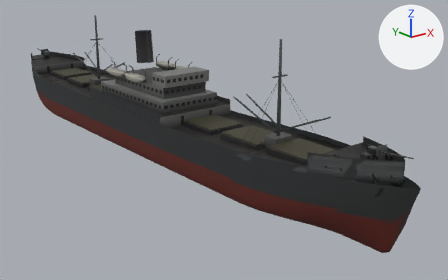
Two versions of the glTF model models/item/Q1473175/model_built.glb, one commit apart.
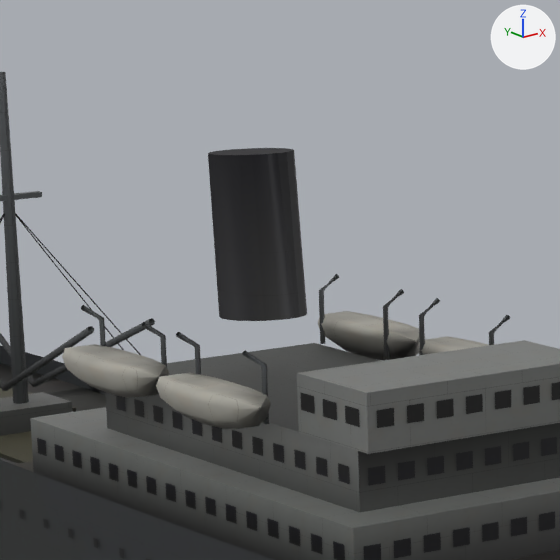
Each version appears first whole from a 50 mm lens placed at (-73.5, -115.9, 45.6), pointed at (9.1, -12.7, 4.3), and next in a close-up on the part from 21% to 45% of the width and 1% to 39% of the height. Every picture has the same lights, and +X, +Y and +Z are marked at upper right. The older version's two pictures come first. Where no turn or scale is listed for an object, it has been applied to the vertices. Vertices at exactly the same position are counted once.

Objects in the first close-up: 'main_0'.
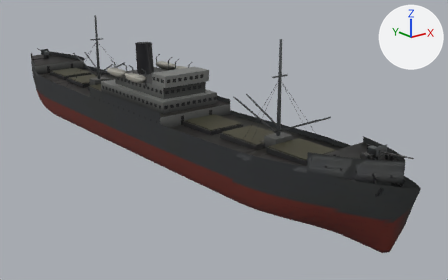
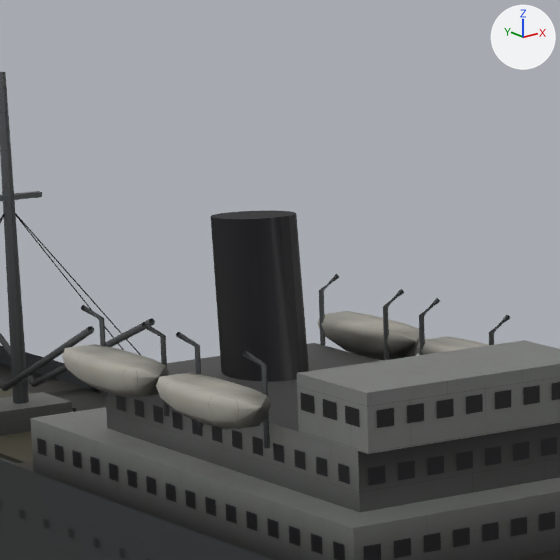
Changed parts and their boxes (x1, y1, x2, y2) in the close-ups (560 x 560 px; the box of a moved part takes in the faces that stretch with it):
part 1 of me_main_0, moved or reshaped: before (208, 148, 307, 321); after (211, 211, 309, 382)
part 2 of me_main_0, moved or reshaped: before (99, 291, 494, 424); after (99, 291, 494, 448)

What changed in the scene script:
```text
Change me_main_0:
    where me_main_0.from_pydata(...)  # 9151 vertices, 15914 faces; spans x -9.1..9.1, y -67.9..67.9, z -15.2..15.2
    used by ob_main_0; location = (0.0, -1.11, 15.21)
    me_main_0 part 1: the loose piece of 42 vertices spanning x -1.8..1.8, y 3.4..8.2, z 5.0..12.3 is moved by (0.0, 0.0, -2.7)
    me_main_0 part 2: all 40 vertices in x -5.7..5.7, y -3.6..9.8, z 2.7 are moved by (0.0, 0.0, -1.0)
```
